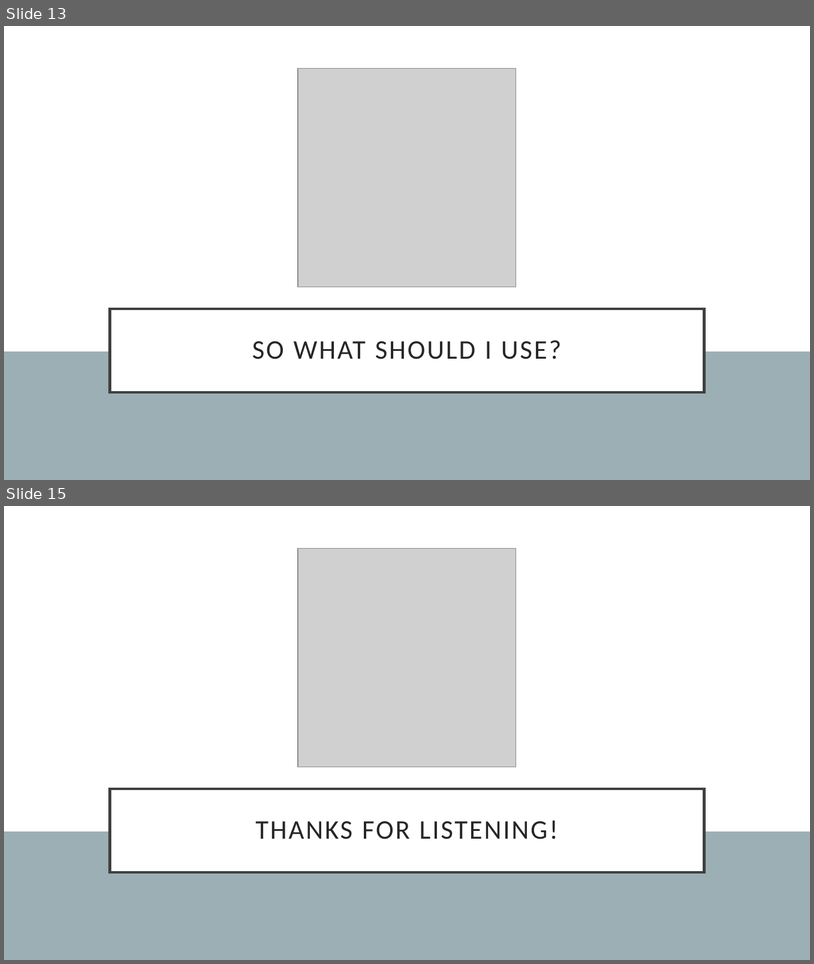
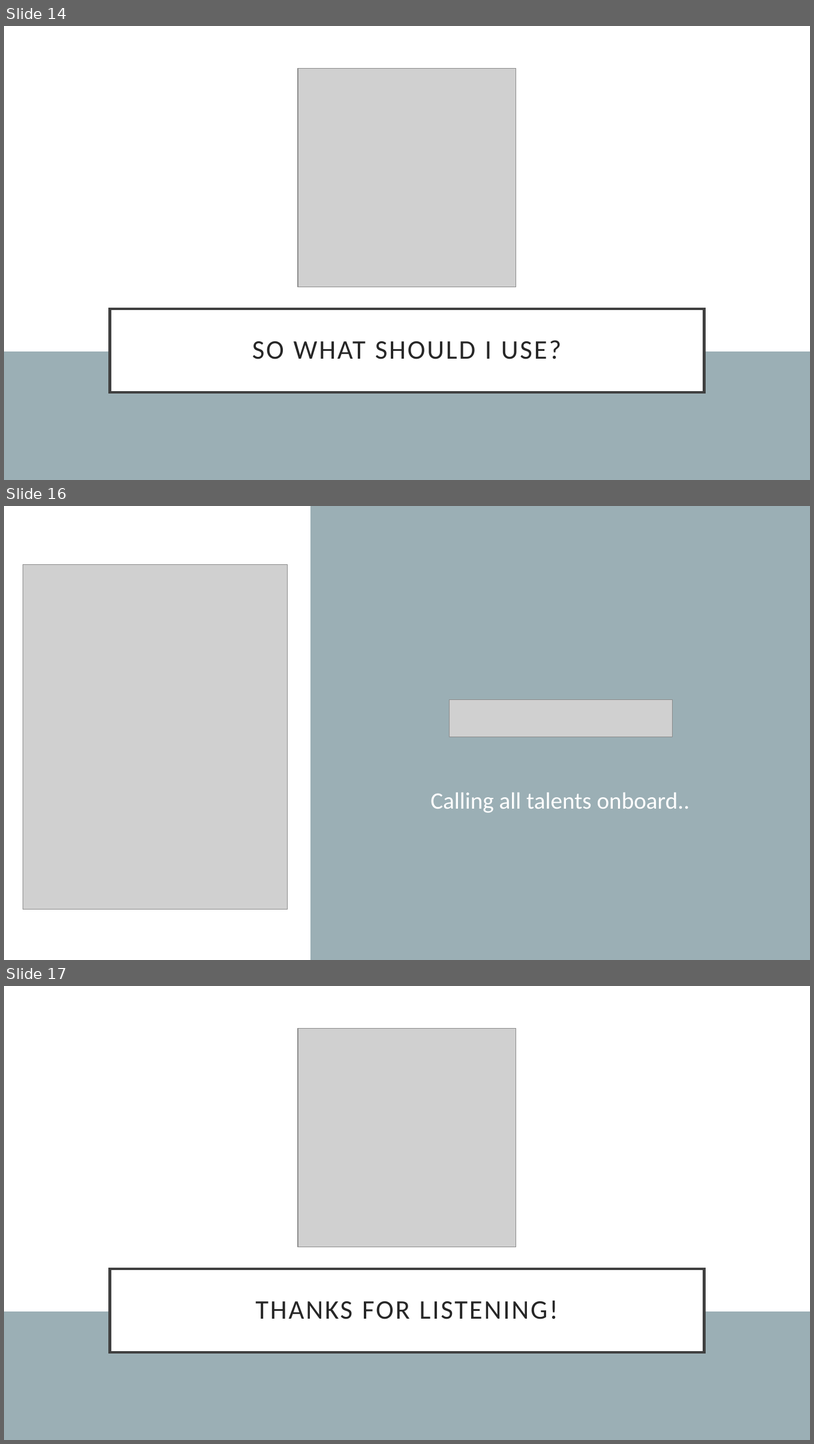
Before and after one commit to danielgolub/stop-using-orms, a slide deck: avoid-orms.pptx. Shown one above the other, each under a label of ours: slides 13 and 15 before the commit, slides 14, 16 and 17 after it; the slides between them are not shown. The pictures are 814x964 and 814x1444 pixels, drawn with LibreOffice and Linux fonts; fonts in the diff are those of the drawing; grey boxes stand for pictures. Boxes give left, top, right and bottom in pixels: in the first picture for what was removed or moved away, otherwise in the second. Text is boxed around its words. In the diff, an @@ line names an element or a change of style, - is before the commit and + after.

```diff
--- a/avoid-orms.pptx
+++ b/avoid-orms.pptx
@@ slide 16 added at (4, 506, 810, 960), background #9BAFB5 @@
@@ rectangle added at (4, 506, 311, 960), fill #FFFFFF @@
@@ picture added at (23, 565, 288, 909) @@
@@ picture added at (450, 700, 673, 736) @@
@@ text added at (431, 792, 690, 813), 28 pt, text #FFFFFF @@
+Calling all talents onboard..
@@ what was slide 13 is now slide 14 @@
@@ what was slide 15 is now slide 17 @@
```
Also in this commit, not shown: 6 slides changed, 1 other slide added, 3 other files.
